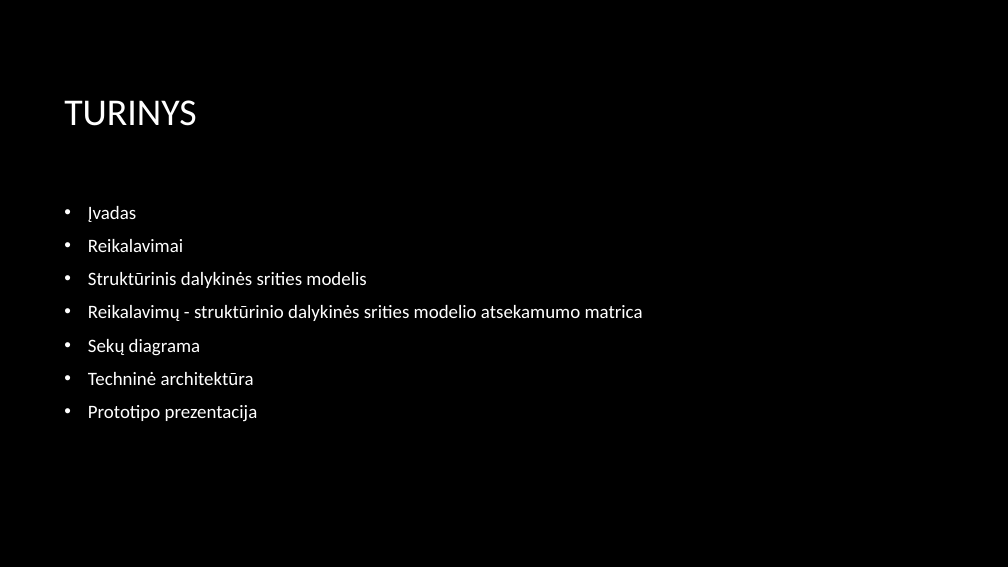
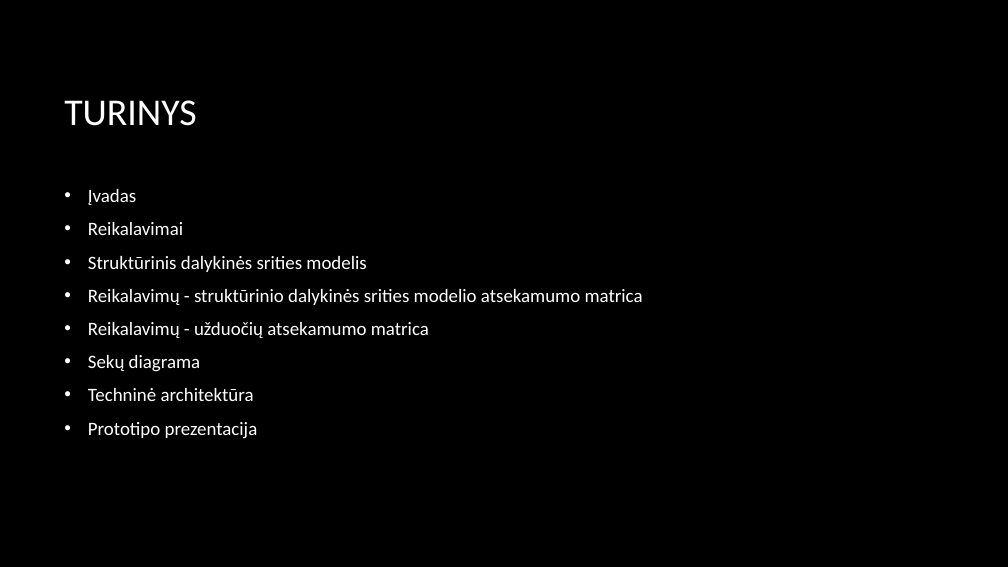
Before and after one commit to artisb45/PSIv2, a slide deck: slide 3 of 3 laboratorinis darbas Fiinasta.pptx. Drawn at 1008x567 pixels with LibreOffice and Linux fonts; fonts in the diff are those of the drawing; background and template pictures are left out. Boxes give left, top, right and bottom in pixels: in the first picture for what was removed or moved away, otherwise in the second. Text is boxed around its words. In the diff, an @@ line names an element or a change of style, - is before the commit and + after.

```diff
--- a/3 laboratorinis darbas Fiinasta.pptx
+++ b/3 laboratorinis darbas Fiinasta.pptx
@@ text at [88,322,429,338]: paragraph added @@
+• Reikalavimų - užduočių atsekamumo matrica
```
Also in this commit, not shown: 2 other slides changed.
